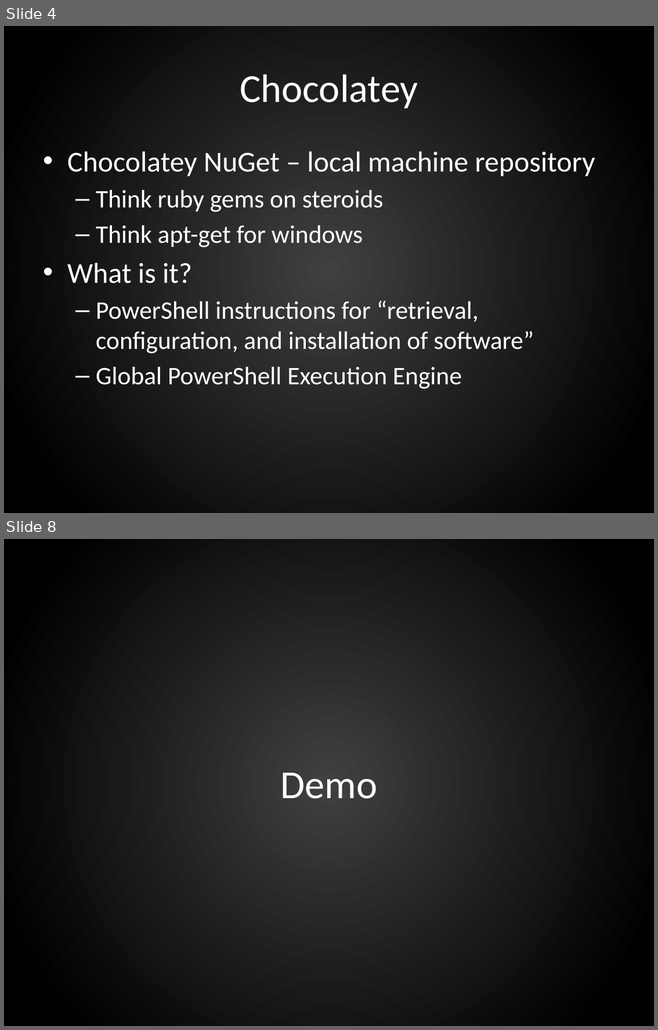
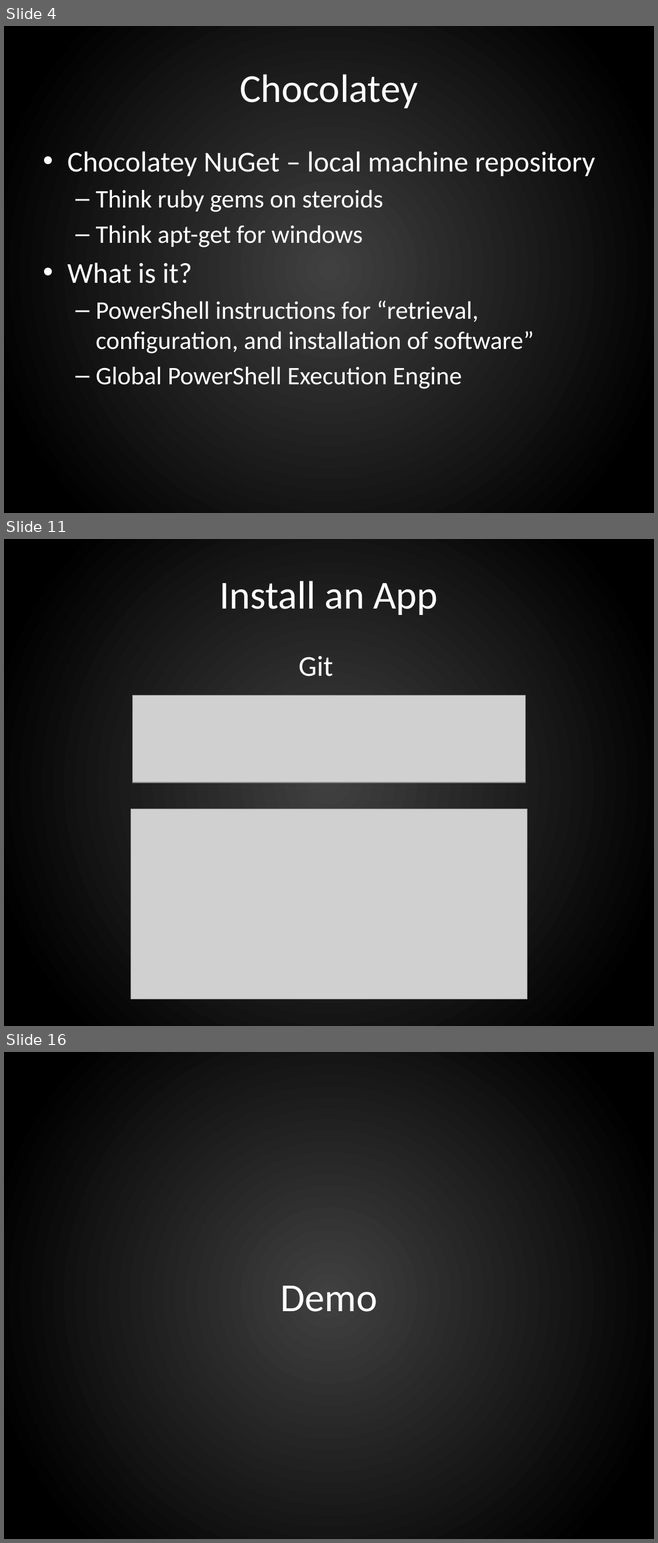
Before and after one commit to ferventcoder/presentations, a slide deck: windows/chocolatey/chocolatey.pptx. Shown one above the other, each under a label of ours: slides 4 and 8 before the commit, slides 4, 11 and 16 after it; the slides between them are not shown. The pictures are 658x1030 and 658x1543 pixels, drawn with LibreOffice and Linux fonts; fonts in the diff are those of the drawing; grey boxes stand for pictures; background and template pictures are left out. Boxes give left, top, right and bottom in pixels: in the first picture for what was removed or moved away, otherwise in the second. Text is boxed around its words. In the diff, an @@ line names an element or a change of style, - is before the commit and + after.

```diff
--- a/windows/chocolatey/chocolatey.pptx
+++ b/windows/chocolatey/chocolatey.pptx
@@ slide 11 added at [4,539,654,1026], background gradient #404040 to #000000 @@
@@ text added at [219,581,437,615], 44 pt, text #FFFFFF @@
+Install an App
@@ text added at [299,656,333,676], 32 pt, text #FFFFFF @@
+Git
@@ picture added at [133,696,525,783] @@
@@ picture added at [130,809,526,1000] @@
@@ what was slide 8 is now slide 16 @@
```
Also in this commit, not shown: 4 slides changed, 16 other slides added, 2 slides removed.
